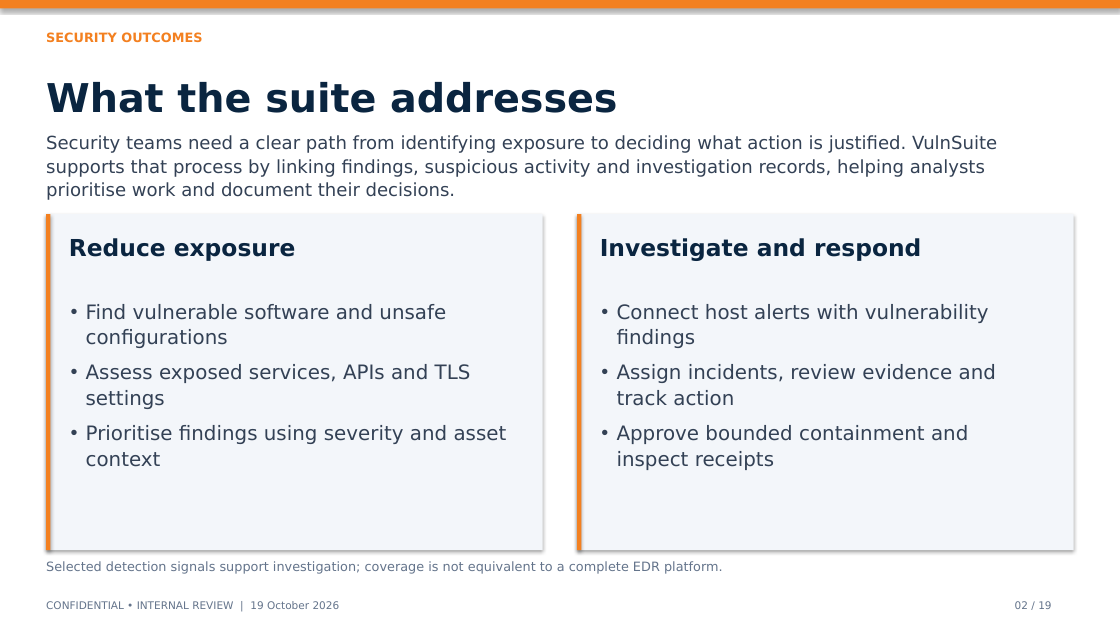
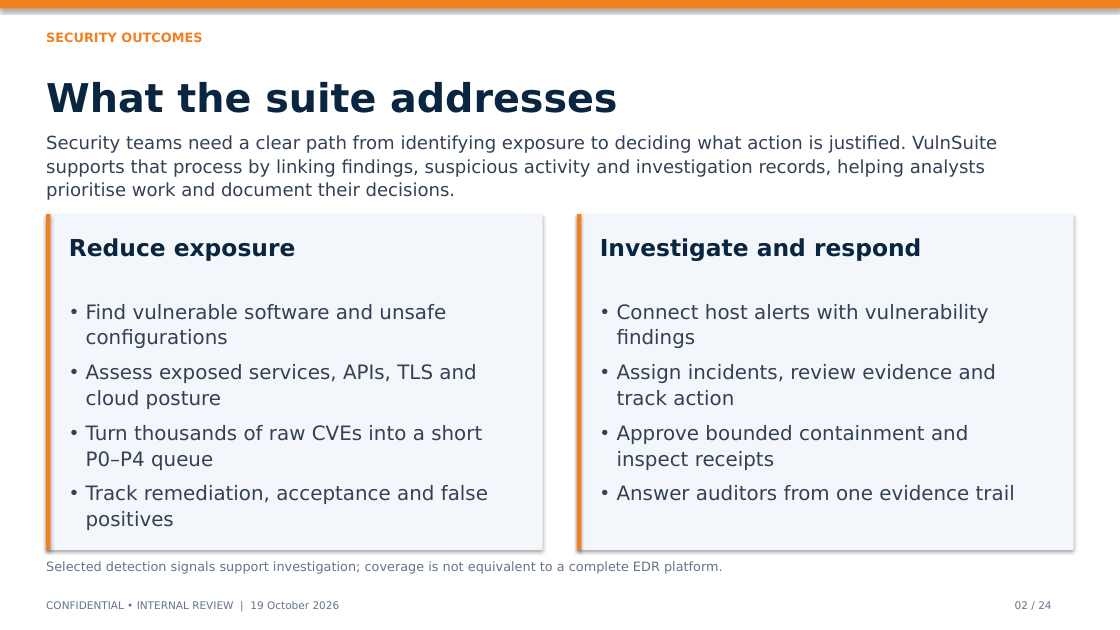
Before and after one commit to harshitrathi14/vulnsuite, a slide deck: slide 2 of VulnSuite_Executive_Deck_FINAL.pptx. Drawn at 1120x630 pixels with LibreOffice and Linux fonts; fonts in the diff are those of the drawing. Boxes give left, top, right and bottom in pixels: in the first picture for what was removed or moved away, otherwise in the second. Text is boxed around its words. In the diff, an @@ line names an element or a change of style, - is before the commit and + after.

```diff
--- a/VulnSuite_Executive_Deck_FINAL.pptx
+++ b/VulnSuite_Executive_Deck_FINAL.pptx
@@ text at [86, 364, 488, 530]: text changed @@
-• Assess exposed services, APIs and TLS settings
-• Prioritise findings using severity and asset context
+• Assess exposed services, APIs, TLS and cloud posture
+• Turn thousands of raw CVEs into a short P0–P4 queue
+• Track remediation, acceptance and false positives
@@ text at [617, 485, 1015, 501]: paragraph added @@
+• Answer auditors from one evidence trail
@@ text at [1015, 601, 1051, 609]: text changed @@
-02 / 19
+02 / 24
```
Also in this commit, not shown: 18 other slides changed, 5 slides added, 6 other files.
